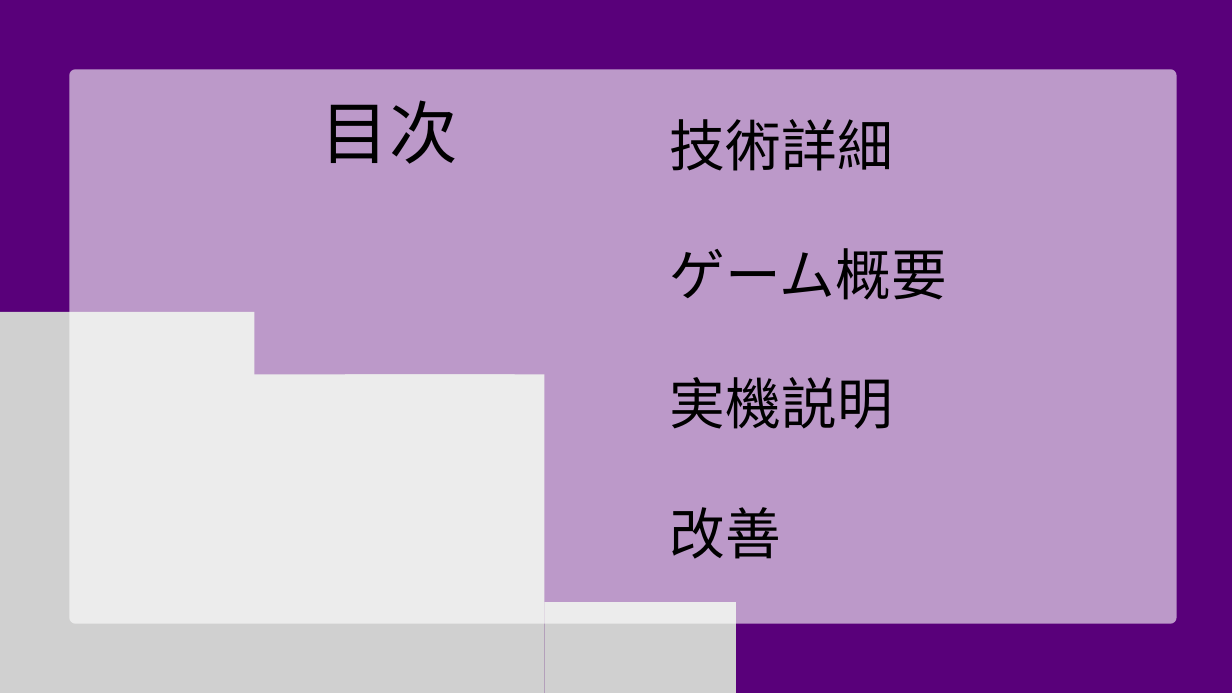
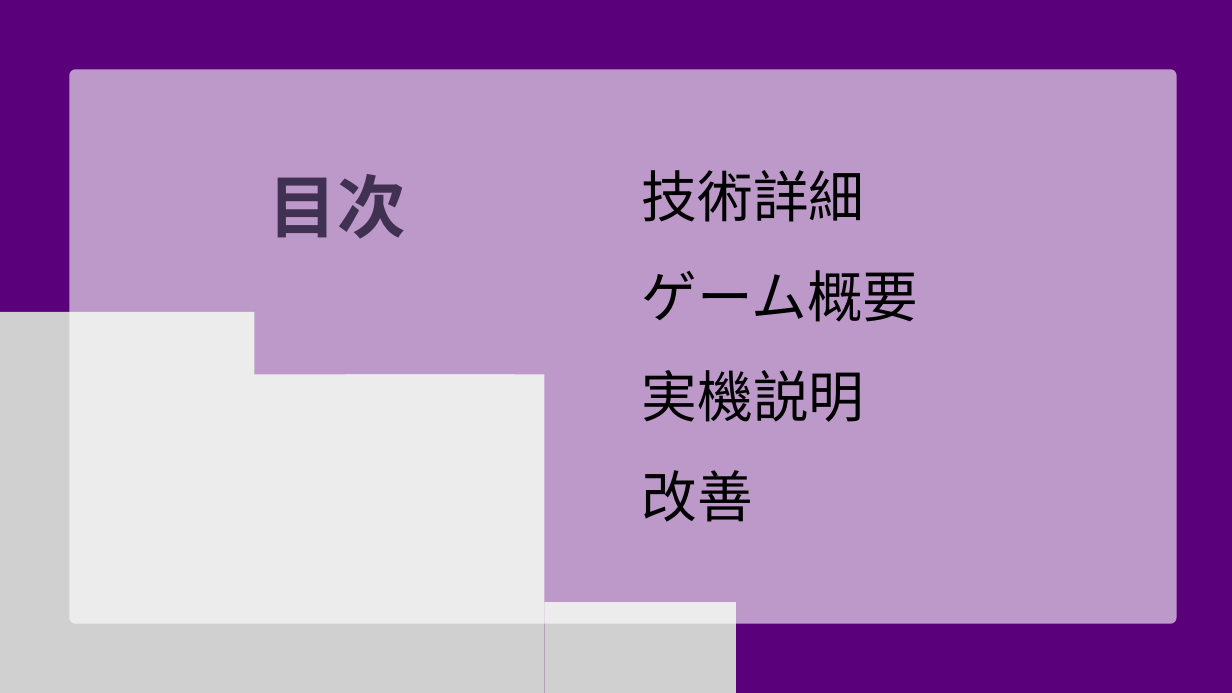
Before and after one commit to kota2929/flutternoyatu, a slide deck: slide 2 of flutter_application_1/flutter2025_yogiashi.pptx. Drawn at 1232x693 pixels with LibreOffice and Linux fonts; fonts in the diff are those of the drawing; grey boxes stand for pictures. Boxes give left, top, right and bottom in pixels: in the first picture for what was removed or moved away, otherwise in the second. Text is boxed around its words. In the diff, an @@ line names an element or a change of style, - is before the commit and + after.

```diff
--- a/flutter_application_1/flutter2025_yogiashi.pptx
+++ b/flutter_application_1/flutter2025_yogiashi.pptx
@@ text "技術詳細": place and size @@
-text "技術詳細" at [670,119,947,559]
+text "技術詳細" at [642,170,919,522]
@@ text "技術詳細" at [642,170,919,522]: line spacing 151pt to 1.5 @@
@@ text "目次": place and size @@
-text "目次" at [321,100,458,164]
+text "目次" at [269,174,406,239]
@@ text "目次" at [269,174,406,239]: text colour #000000 to #403152, letter outline none to #C0504D 1.75 pt, bold on @@
```
Also in this commit, not shown: 4 other slides changed.
